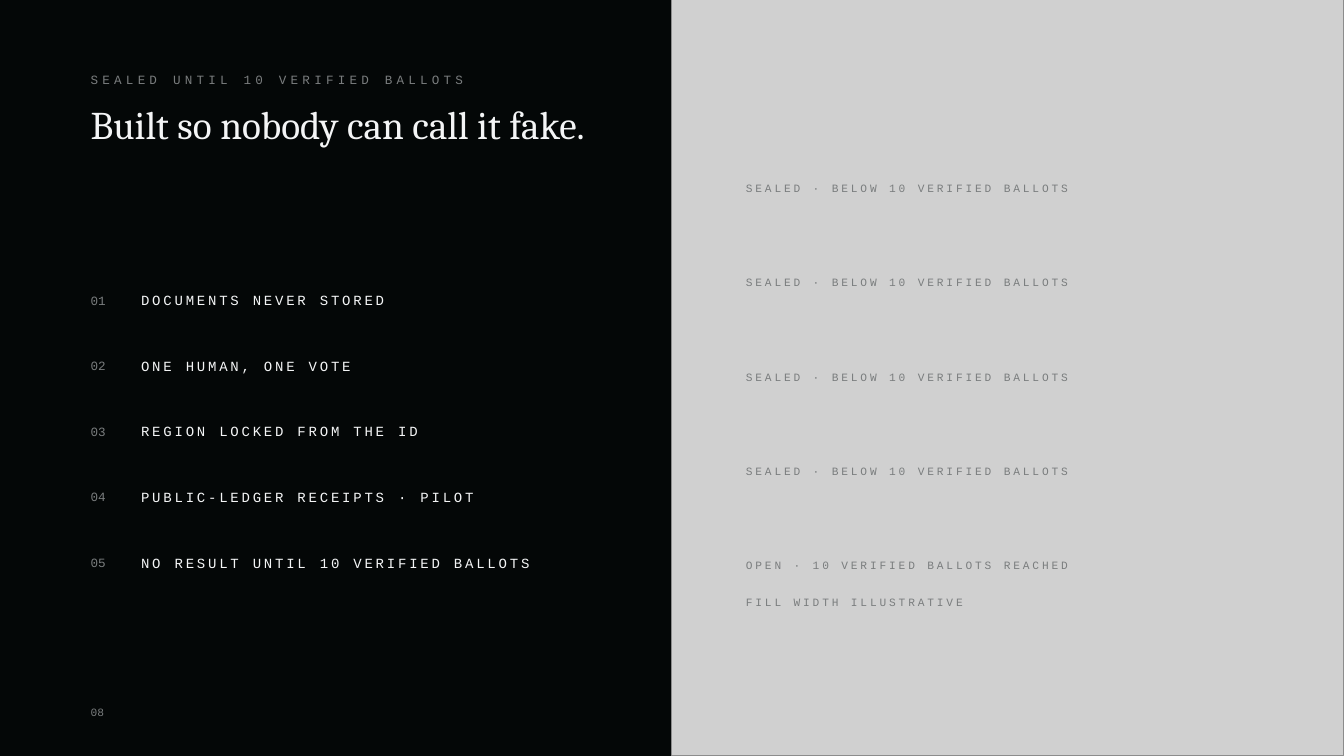
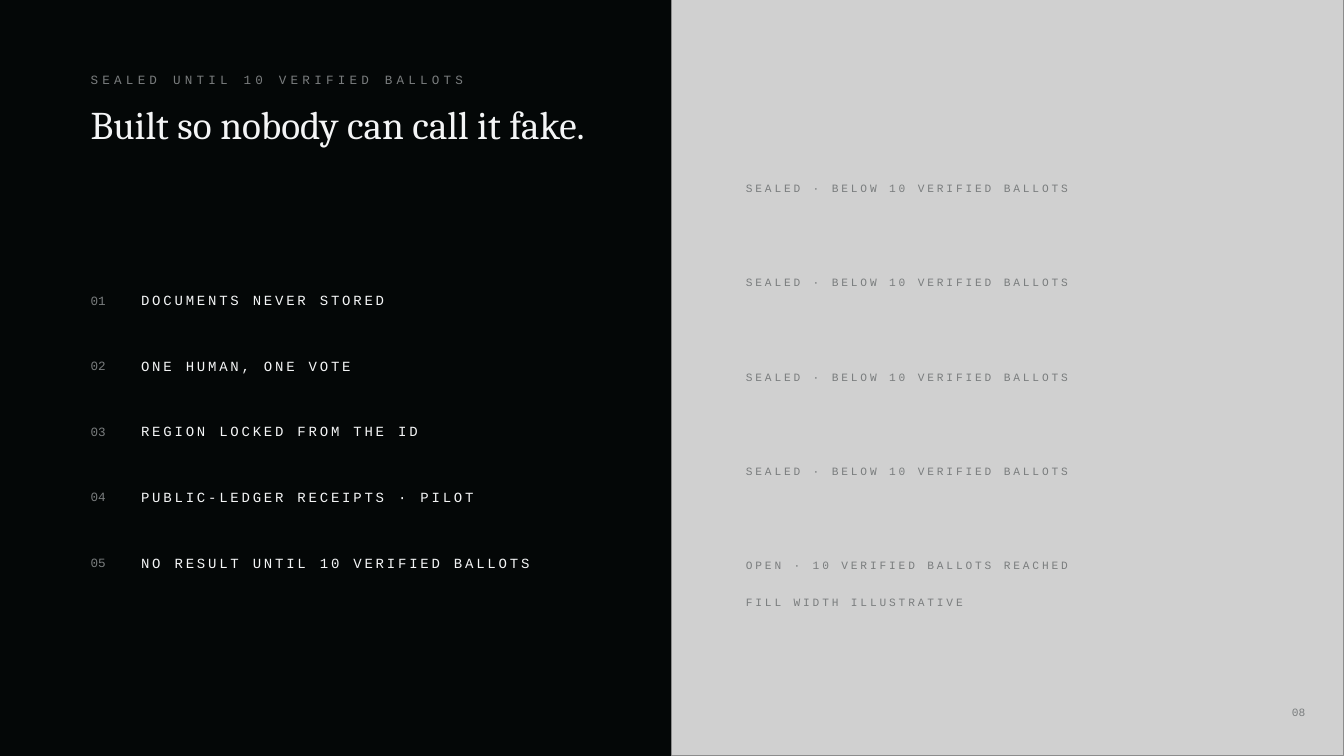
Before and after one commit to LStar977/rpv-mobile-clone, a slide deck: slide 8 of pitch/ultimate/v2/Represent-Proof-of-Us-Investor.pptx. Drawn at 1344x756 pixels with LibreOffice and Linux fonts; fonts in the diff are those of the drawing; grey boxes stand for pictures. Boxes give left, top, right and bottom in pixels: in the first picture for what was removed or moved away, otherwise in the second. Text is boxed around its words. In the diff, an @@ line names an element or a change of style, - is before the commit and + after.

```diff
--- a/pitch/ultimate/v2/Represent-Proof-of-Us-Investor.pptx
+++ b/pitch/ultimate/v2/Represent-Proof-of-Us-Investor.pptx
@@ text "08": place and size @@
-text "08" at [91, 708, 104, 716]
+text "08" at [1292, 709, 1305, 716]
@@ text "08" at [1292, 709, 1305, 716]: alignment left to right @@
```
Also in this commit, not shown: 2 other slides changed, 13 other files.
